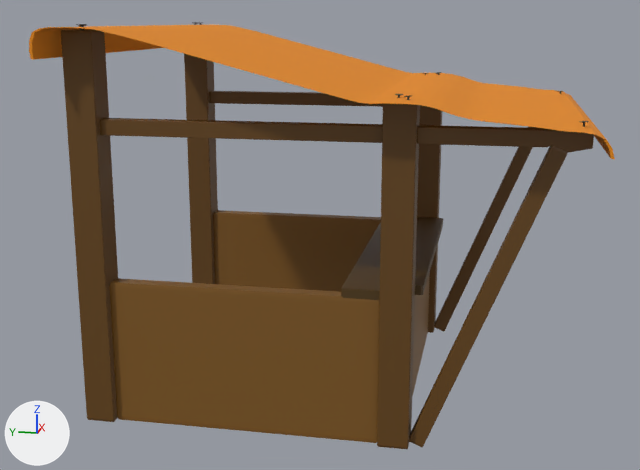
The FBX model Blendfiles/Robin/Shop.fbx as it was, and as the next commit left it.
The view is the same before and after, from a 50 mm lens placed at (-6.38, -1.56, 2.68), pointed at (-0.09, -0.31, 1.1). Every picture has the same lights, and +X, +Y and +Z are marked at lower left. Where no turn or scale is listed for an object, it has been applied to the vertices.

In view in the first picture: 'Cube', 'PfosteR', 'PfosteR.001', 'PfosteR.002', 'PfosteR.003', 'PfosteR.004', 'PfosteR.005', 'PfosteR.006', 'PfosteR.009', 'PfosteR.010', 'PfosteR.011', 'PfostenL', 'PfostenL.001'.
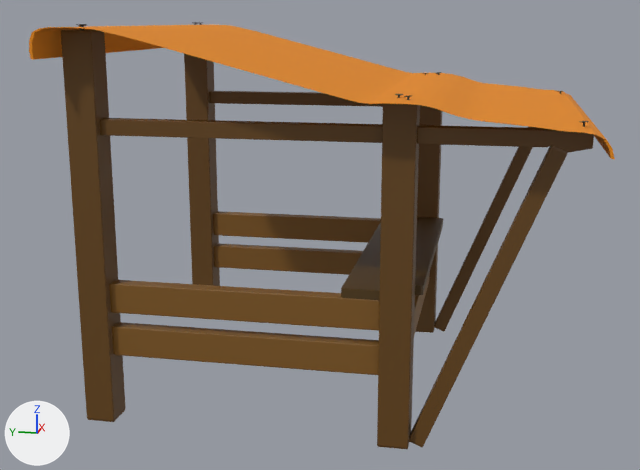
Commit message: [updated] Shop

Where the change shows, as pixel boxes [x1, y1, x2, y2] in the pictures (640 x 470 px):
'PfosteR.004', reshaped, moved, rescaled: before [109, 278, 379, 443]; after [213, 211, 381, 275]
'PfosteR.006', reshaped, moved, rescaled: before [213, 210, 381, 292]; after [109, 280, 379, 375]
'PfosteR.003', reshaped, moved, rescaled: before [412, 272, 430, 396]; after [414, 272, 430, 335]
part 1 of me_cube_015, added (brown): after [214, 243, 363, 275]
part 2 of me_cube_016, added (brown): after [112, 322, 379, 375]
part 3 of me_cube_011, added: after [414, 272, 430, 335]

The change, as a list of edits to the scene's bpy script:
```text
Add mat_walls_002:
    mat_walls_002 = principled_material('Walls.002')
    mat_walls_002.base_color = (0.216, 0.0971, 0.0128)  # brown #80581e
Add mat_walls_001:
    mat_walls_001 = principled_material('Walls.001')
    mat_walls_001.base_color = (0.216, 0.0971, 0.0128)  # brown #80581e
Change me_cube_015:
    where me_cube_015.from_pydata(...)  # 24 vertices, 26 faces; spans x -1.0..1.0, y -1.0..1.0, z -1.0..1.0
    used by ob_pfoster_004; location = (-1.1, 0.0, 0.49); rotation_euler = (-1.571, 1.571, 0.0), in degrees (-90, 90, 0); scale = (0.49, 0.05, 0.9)
    remove me_cube_015.materials.append(mat_walls)  # brown #80581e
    me_cube_015 part 1: the loose piece of 24 vertices spanning x -1.0..1.0, y -1.0..1.0, z -1.0..1.0 is copied, and the copy is moved by (3.0, 0.0, 0.0), in mat_walls_001 (brown #80581e); it spans x 2.0..4.0, y -1.0..1.0, z -1.0..1.0
    add me_cube_015.materials.append(mat_walls_001)  # brown #80581e
Change me_cube_011:
    where me_cube_011.from_pydata(...)  # 24 vertices, 26 faces; spans x -1.0..1.0, y -1.0..1.0, z -1.0..1.0
    used by ob_pfoster_003; location = (0.0, -1.0, 0.5); rotation_euler = (0.0, 1.571, 0.0), in degrees (0, 90, 0); scale = (0.5, 0.05, 1.0)
    me_cube_011 part 3: the loose piece of 24 vertices spanning x -1.0..1.0, y -1.0..1.0, z -1.0..1.0 is copied, and the copy is moved by (3.0, 0.0, 0.0); it spans x 2.0..4.0, y -1.0..1.0, z -1.0..1.0
Change me_cube_016:
    where me_cube_016.from_pydata(...)  # 24 vertices, 26 faces; spans x -1.0..1.0, y -1.0..1.0, z -1.0..1.0
    used by ob_pfoster_006; location = (1.1, 0.0, 0.49); rotation_euler = (-1.571, 1.571, 0.0), in degrees (-90, 90, 0); scale = (0.49, 0.05, 0.9)
    remove me_cube_016.materials.append(mat_walls)  # brown #80581e
    me_cube_016 part 2: the loose piece of 24 vertices spanning x -1.0..1.0, y -1.0..1.0, z -1.0..1.0 is copied, and the copy is moved by (3.0, 0.0, 0.0), in mat_walls_002 (brown #80581e); it spans x 2.0..4.0, y -1.0..1.0, z -1.0..1.0
    add me_cube_016.materials.append(mat_walls_002)  # brown #80581e
Change ob_pfoster_004:
    ob_pfoster_004.location: (-1.1, 0.0, 0.49) -> (1.1, 0.0, 0.87)
    ob_pfoster_004.scale: (0.49, 0.05, 0.9) -> (0.1, 0.05, 0.9)
Change ob_pfoster_003:
    ob_pfoster_003.location: (0.0, -1.0, 0.5) -> (0.0, -1.0, 0.87)
    ob_pfoster_003.scale: (0.5, 0.05, 1.0) -> (0.1, 0.05, 1.0)
Change ob_pfoster_006:
    ob_pfoster_006.location: (1.1, 0.0, 0.49) -> (-1.1, 0.0, 0.87)
    ob_pfoster_006.scale: (0.49, 0.05, 0.9) -> (0.1, 0.05, 0.9)
```
